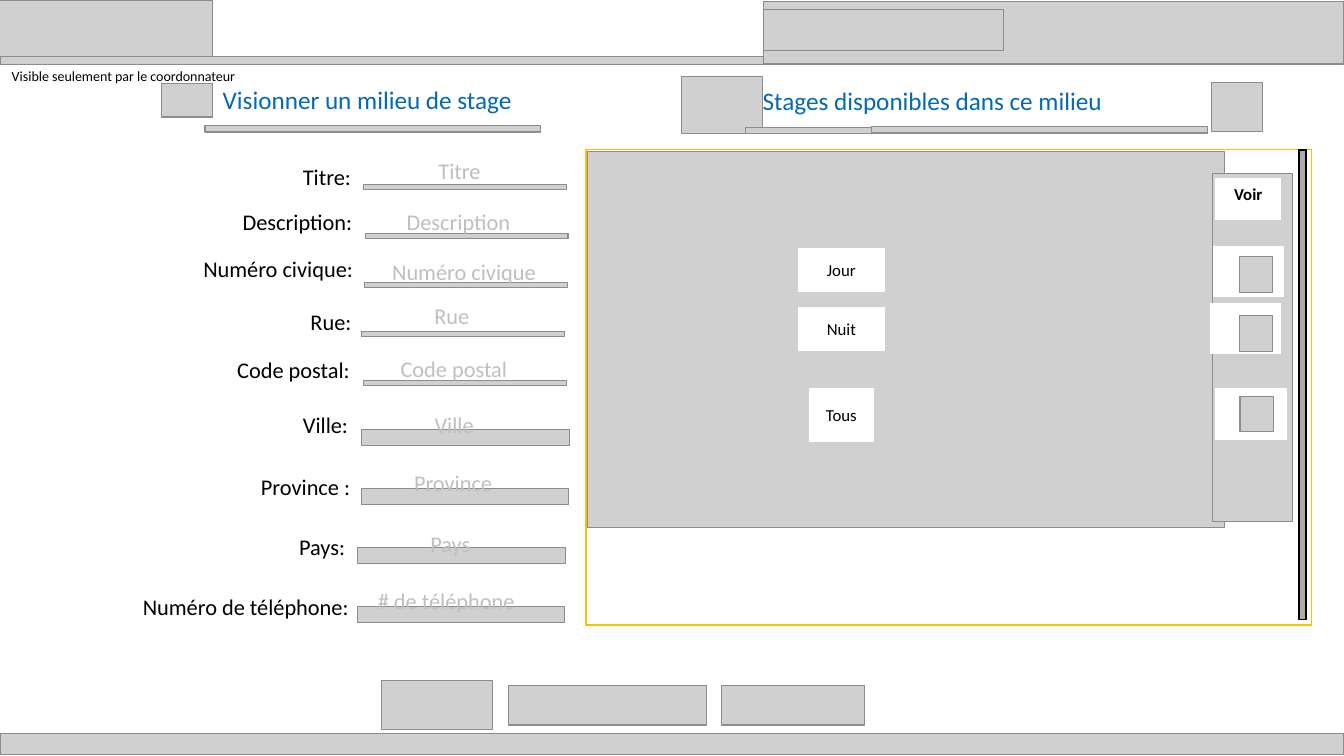
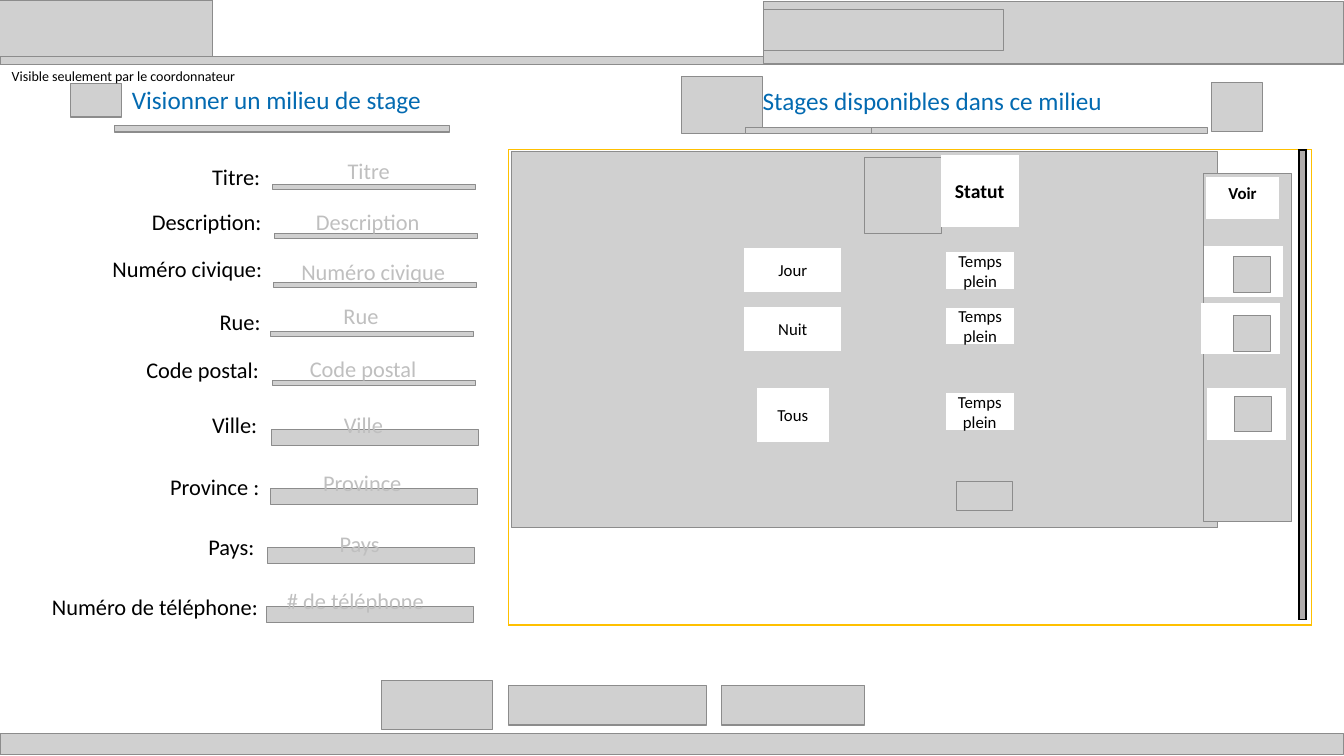
Before and after one commit to zacouse/GestionStages, a slide deck: slide 4 of Documentation/SchémaModificationMilieudeStage.pptx (slide 3 before the commit). Drawn at 1344x756 pixels with LibreOffice and Linux fonts; fonts in the diff are those of the drawing; grey boxes stand for pictures. Boxes give left, top, right and bottom in pixels: in the first picture for what was removed or moved away, otherwise in the second. Text is boxed around its words. In the diff, an @@ line names an element or a change of style, - is before the commit and + after.

```diff
--- a/Documentation/SchémaModificationMilieudeStage.pptx
+++ b/Documentation/SchémaModificationMilieudeStage.pptx
@@ rectangle: place and size @@
-rectangle at (586,149,1312,625)
+rectangle at (509,149,1312,625)
@@ picture: place and size @@
-picture at (588,152,1225,528)
+picture at (512,152,1218,528)
@@ picture added at (865,157,942,234) @@
@@ rectangle added at (942,156,1018,227), fill #FFFFFF, outline #FFFFFF 1 pt, 14 pt, text #000000, bold @@
+Statut
@@ picture: place and size @@
-picture at (1212,173,1292,522)
+picture at (1204,173,1293,522)
@@ rectangle "Voir": place and size @@
-rectangle "Voir" at (1216,179,1280,220)
+rectangle "Voir" at (1207,178,1278,219)
@@ rectangle "Jour": place and size @@
-rectangle "Jour" at (799,249,884,291)
+rectangle "Jour" at (745,249,841,291)
@@ rectangle added at (948,253,1014,288), fill #FFFFFF, outline #FFFFFF 1 pt, 12 pt, text #000000 @@
+Temps plein
@@ rectangle: place and size @@
-rectangle at (1214,247,1284,296)
+rectangle at (1205,247,1282,296)
@@ rectangle "Nuit": place and size @@
-rectangle "Nuit" at (799,309,884,351)
+rectangle "Nuit" at (745,309,841,351)
@@ rectangle added at (948,309,1014,344), fill #FFFFFF, outline #FFFFFF 1 pt, 12 pt, text #000000 @@
+Temps plein
@@ rectangle: place and size @@
-rectangle at (1211,303,1280,353)
+rectangle at (1202,303,1279,353)
@@ rectangle "Tous": place and size @@
-rectangle "Tous" at (810,389,874,442)
+rectangle "Tous" at (757,389,828,442)
@@ rectangle: place and size @@
-rectangle at (1216,389,1286,439)
+rectangle at (1208,389,1286,439)
@@ rectangle added at (947,394,1013,430), fill #FFFFFF, outline #FFFFFF 1 pt, 12 pt, text #000000 @@
+Temps plein
@@ 3 pictures: place and size @@
-3 pictures at (1239,257,1273,432)
+3 pictures at (1234,257,1271,432)
@@ picture added at (957,482,1012,510) @@
@@ 19 texts, 11 pictures: place and size @@
-19 texts, 11 pictures at (143,84,570,622)
+19 texts, 11 pictures at (52,84,479,622)
```
Also in this commit, not shown: 1 other slide changed, 3 slides added.
